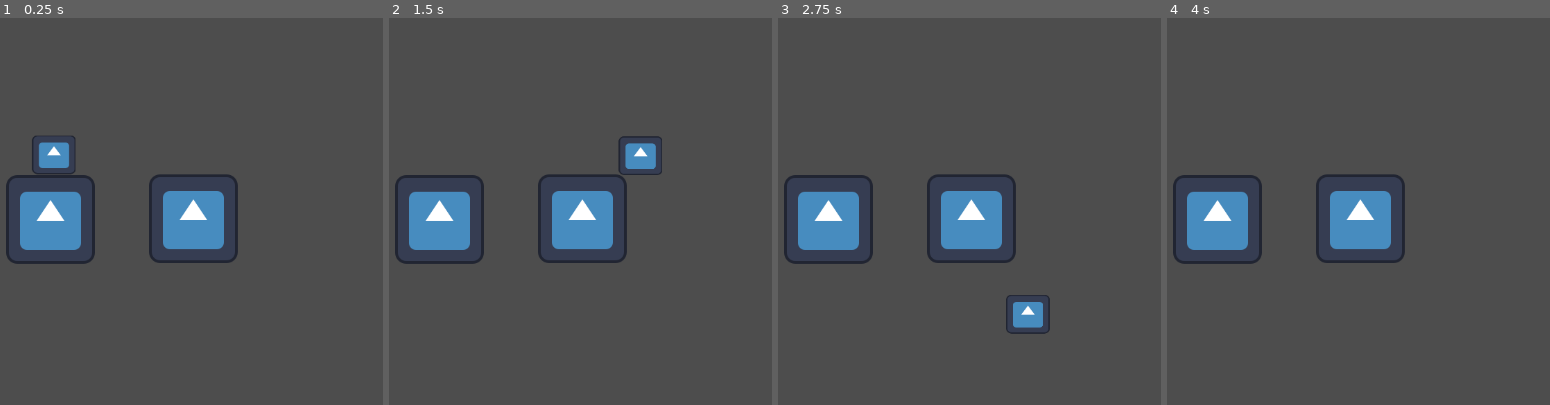
Above: before the commit, frames 1-4 (left to right).
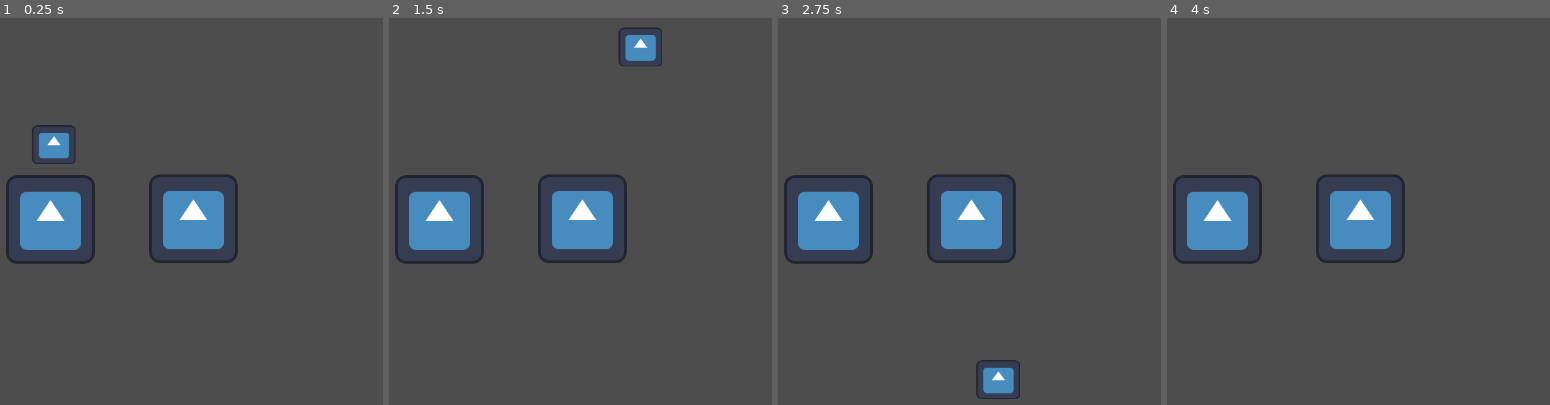
Above: after the commit, the same moments.

Repository: pR1smPrime/BikiniTop25
Game: Godot game, scene res://node_2d.tscn
Two runs of this game, one before a commit and one after it. Both use one fixed random seed, a clock stepped at 60 frames per second and the inputs below. The engine's default icon, where the game draws it, is replaced by a stand-in: a white triangle on a blue panel in a dark square.
Inputs:
- Up to frame 1 (0.25 s): no input
- Up to frame 2 (1.5 s): tap Enter (ui_accept) at 0.5, 0.77 s; hold Right (ui_right) from 0.53 s (still down)
- Up to frame 3 (2.75 s): tap Enter (ui_accept) at 1.52 s; release Right (ui_right) at 2.03 s; hold Left (ui_left) from 2.03 s (still down)
- Up to frame 4 (4 s): release Left (ui_left) at 2.78 s; hold Right (ui_right) from 2.78 s (still down); tap Enter (ui_accept) at 3.02, 3.5, 3.77 s

The runs differ from the first frame. In frame 1, 0.6% of the frame differs, in the area x 8-20%, y 27-41%; in frame 2, 1.5%; in frame 3, 1.5%, in the area x 51-72%, y 71-99%; in frame 4, nothing differs.

Commit message:
updated character

Diff:
--- a/character_body_2d.gd
+++ b/character_body_2d.gd
@@ -8,7 +8,7 @@
 func _physics_process(delta: float) -> void:
 	# Add the gravity.
 	if not is_on_floor():
-		velocity += get_gravity() * delta
+		velocity += get_gravity() * delta * 0.5
 
 	# Handle jump.
 	if Input.is_action_just_pressed("ui_accept") and is_on_floor():
